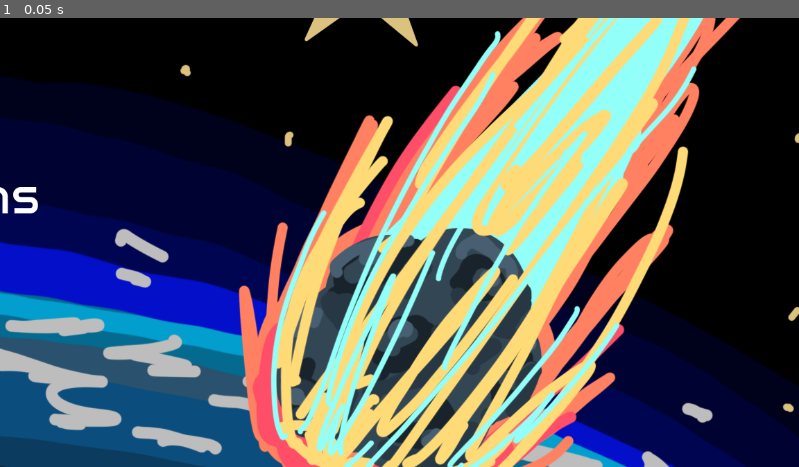
Above: before the commit, frame 1.
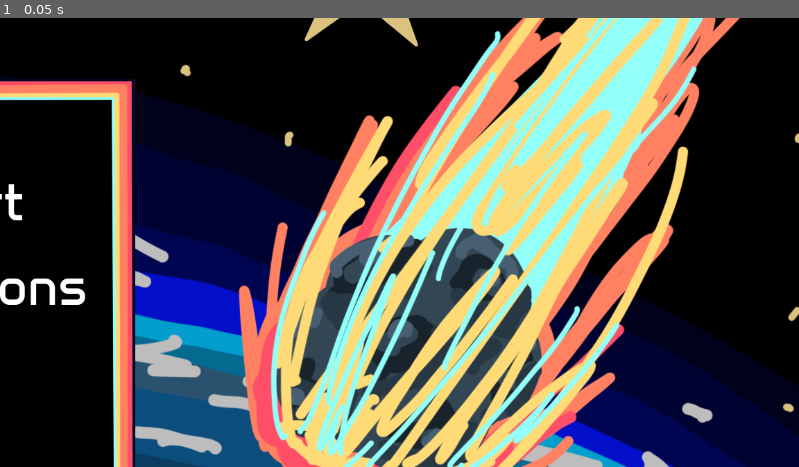
Above: after the commit, the same moment.

Repository: tmrupp/LD59
Game: Godot game, scene res://Scenes/moss.tscn
The game is run twice, just before and just after one commit, with the same random seed, the same clock (stepped at 60 frames per second) and the same inputs. This scene is started directly instead of the project's main scene.
Inputs:
- Up to frame 1 (0.05 s): no input

The runs differ from the first frame. In frame 1, 14% of the frame differs, in the area x 0-18%, y 13-100%.

Commit message:
added box

Diff:
--- a/Scenes/moss.tscn
+++ b/Scenes/moss.tscn
@@ -2,6 +2,7 @@
 
 [ext_resource type="Texture2D" uid="uid://c3tpbvo0vnbmf" path="res://Resources/titlecard2.png" id="1_ralnt"]
 [ext_resource type="Texture2D" uid="uid://bhh1xtvtwv6dy" path="res://Resources/star.png" id="2_prpw8"]
+[ext_resource type="Texture2D" uid="uid://faxpud5d3dpy" path="res://Resources/box1.png" id="3_kn6wq"]
 
 [node name="MarginContainer" type="MarginContainer" unique_id=1701491321]
 anchors_preset = 15
@@ -52,23 +53,32 @@
 size_flags_horizontal = 3
 size_flags_stretch_ratio = 0.2
 
-[node name="menu" type="VBoxContainer" parent="HBoxContainer/VBoxContainer/HBoxContainer2" unique_id=774972264]
+[node name="CenterContainer2" type="CenterContainer" parent="HBoxContainer/VBoxContainer/HBoxContainer2" unique_id=524974763]
+layout_mode = 2
+size_flags_horizontal = 2
+size_flags_vertical = 4
+
+[node name="TextureRect" type="TextureRect" parent="HBoxContainer/VBoxContainer/HBoxContainer2/CenterContainer2" unique_id=722076654]
+layout_mode = 2
+texture = ExtResource("3_kn6wq")
+
+[node name="menu" type="VBoxContainer" parent="HBoxContainer/VBoxContainer/HBoxContainer2/CenterContainer2" unique_id=774972264]
 layout_mode = 2
 size_flags_horizontal = 3
 theme_override_constants/separation = 30
 alignment = 1
 
-[node name="start button" type="Label" parent="HBoxContainer/VBoxContainer/HBoxContainer2/menu" unique_id=817321289]
+[node name="start button" type="Label" parent="HBoxContainer/VBoxContainer/HBoxContainer2/CenterContainer2/menu" unique_id=817321289]
 layout_mode = 2
 theme_override_font_sizes/font_size = 75
 text = "start"
 
-[node name="options" type="Label" parent="HBoxContainer/VBoxContainer/HBoxContainer2/menu" unique_id=138219338]
+[node name="options" type="Label" parent="HBoxContainer/VBoxContainer/HBoxContainer2/CenterContainer2/menu" unique_id=138219338]
 layout_mode = 2
 theme_override_font_sizes/font_size = 75
 text = "options"
 
-[node name="exit" type="Label" parent="HBoxContainer/VBoxContainer/HBoxContainer2/menu" unique_id=993683695]
+[node name="exit" type="Label" parent="HBoxContainer/VBoxContainer/HBoxContainer2/CenterContainer2/menu" unique_id=993683695]
 layout_mode = 2
 theme_override_font_sizes/font_size = 75
 text = "exit"
Binary file added: Resources/box1.png
Not shown, added: Resources/box1.png.import
